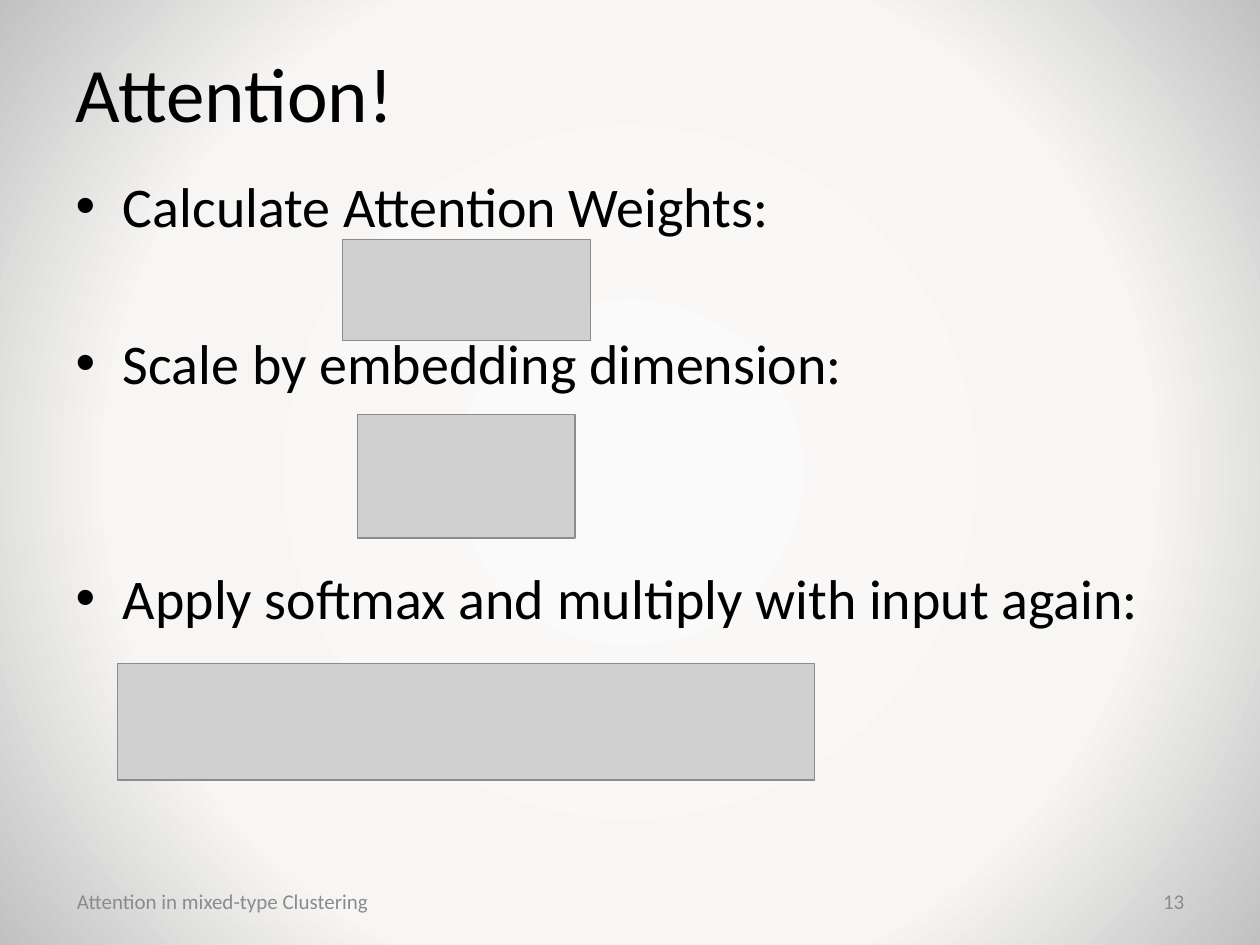
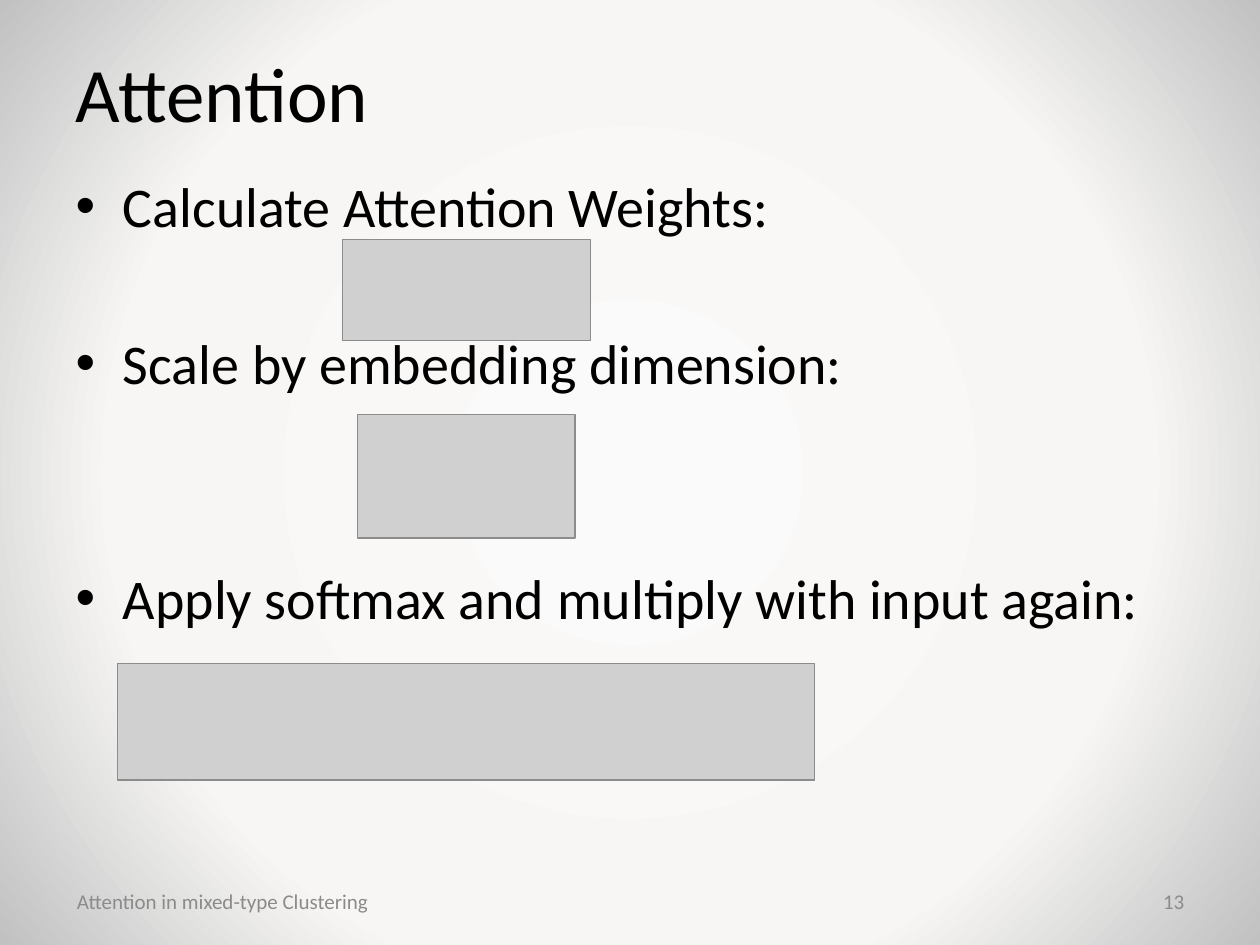
Before and after one commit to jaanisfehling/attention-mixed-type-clustering, a slide deck: slide 13 of presentation.pptx. Drawn at 1260x945 pixels with LibreOffice and Linux fonts; fonts in the diff are those of the drawing; grey boxes stand for pictures; background and template pictures are left out. Boxes give left, top, right and bottom in pixels: in the first picture for what was removed or moved away, otherwise in the second. Text is boxed around its words. In the diff, an @@ line names an element or a change of style, - is before the commit and + after.

```diff
--- a/presentation.pptx
+++ b/presentation.pptx
@@ title at bbox=[76, 69, 369, 123]: text changed @@
-Attention!
+Attention
```
Also in this commit, not shown: 9 other slides changed, 2 slides added.
